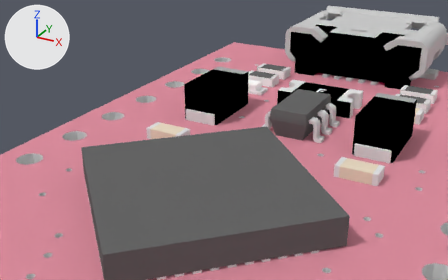
What one commit did to the Blender file products/12640/geometry_edit_blender/Pro_Micro.blend.
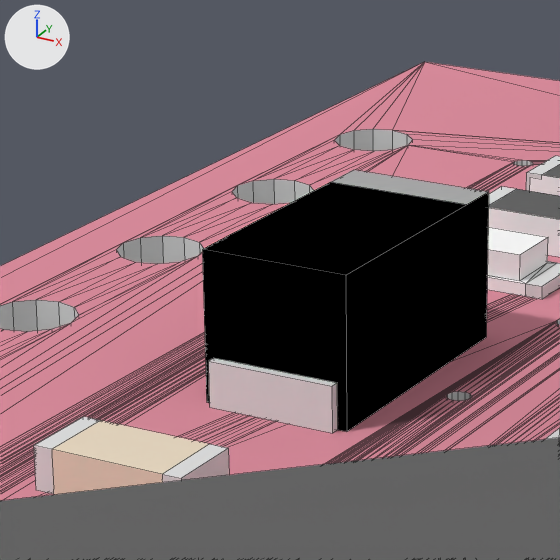
Each version is shown from a 50 mm lens placed at (18.12, -1.28, 11.0), pointed at (5.72, 21.27, -0.28), then close up on the part from 31% to 59% of the width and 10% to 55% of the height. Every picture has the same lights, and +X, +Y and +Z are marked at upper left. The close-ups show mesh edges as thin lines.

The first close-up shows 'Mesh1 pcbgroup Model', 'Mesh14 LED_0603_3 Model', 'Mesh15 G_0603_RES1 Model', 'Mesh20 G_0603_RES6 Model', 'Mesh27 QFN_44_NOPAD_1_1_OUTFAKES1 Model', 'Mesh6 G_0603_CAP5 Model', 'Mesh9 EIA3216_1 Model'.
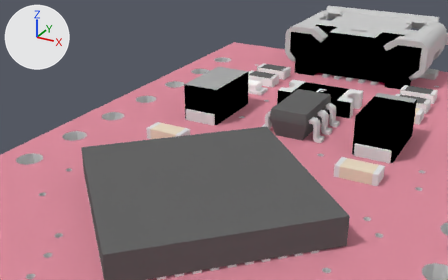
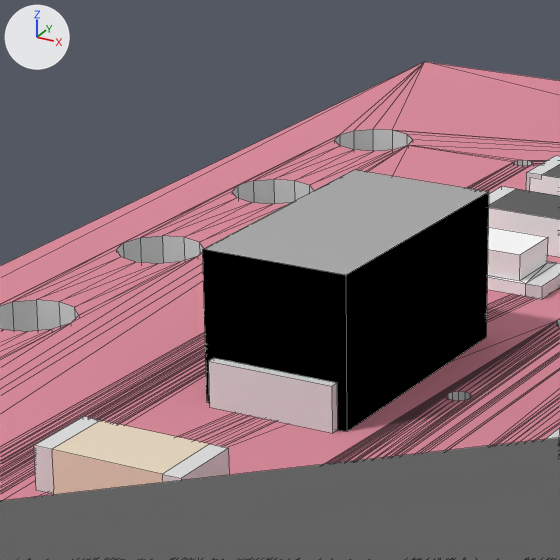
Pixel boxes (x1, y1, x2, y2) of what changed, in the close-ups (560 x 560 px; the box of a moved part takes in the faces that stretch with it):
part 1 of me_mesh9_eia3216_1_model, moved or reshaped
    both: (204, 179, 468, 278)

What the commit changed:
me_mesh9_eia3216_1_model has 26 vertices, 19 faces and spans x 4.27..5.87, y 0.8..2.4, z -23.45..-20.25.
me_mesh9_eia3216_1_model is used by ob_mesh9_eia3216_1_model.
Verts and faces of me_mesh9_eia3216_1_model; kept vertices keep their numbers, new ones are numbered from 26.
Before the commit, vertices of me_mesh9_eia3216_1_model: 6 (5.87, 2.4, -20.35) at pixel (345, 275), 7 (4.27, 2.4, -20.35) at pixel (202, 249), 8 (4.27, 0.8, -20.35) at pixel (206, 402), 10 (5.87, 0.8, -20.35) at pixel (346, 431), 11 (5.87, 2.4, -22.85) at pixel (466, 204).
Before the commit, vertices of me_mesh9_eia3216_1_model: 12 (4.27, 2.4, -22.85) at pixel (330, 182), 13 (5.87, 2.4, -23.35) at pixel (488, 191), 14 (4.27, 2.4, -23.35) at pixel (353, 169), 15 (5.87, 0.8, -23.35) at pixel (486, 337), 16 (4.27, 0.8, -23.35).
Part 1, on me_mesh9_eia3216_1_model:
Vertices deleted: 11, 12 (with the faces that use them).
New faces: (6, 10, 15, 13), (7, 14, 16, 8) (mat_m_0137_black (black #000000)).
New faces: (6, 13, 14, 7) (mat_m_0134_dimgray (grey #acacac)).
